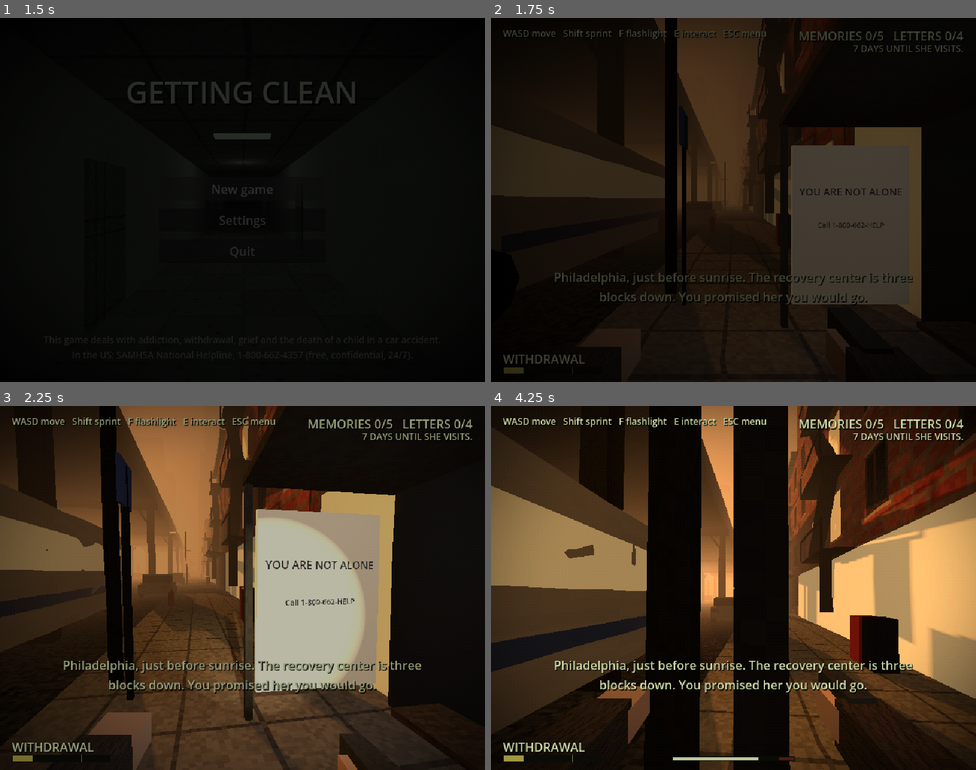
Above: before the commit, frames 1-4 (two rows, left to right).
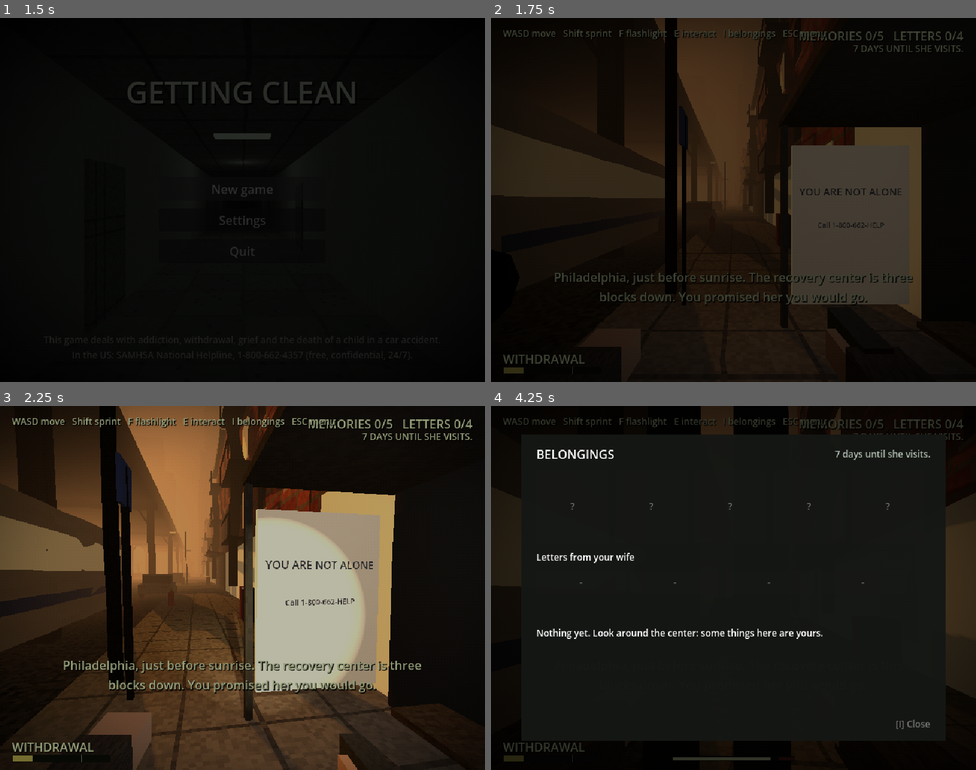
Above: after the commit, the same moments.

Repository: RFK-Github/Getting-clean
Game: Godot game, scene res://scenes/menu.tscn
The game is run twice, just before and just after one commit, with the same random seed, the same clock (stepped at 60 frames per second) and the same inputs.
Inputs (mouse positions are in pixels of both pictures, inside the frame that each line leads up to):
- Up to frame 1 (1.5 s): click "New game" at 0.5 s; click "New game" at 1.25 s
- Up to frame 2 (1.75 s): no input
- Up to frame 3 (2.25 s): tap Enter (ui_accept) at 2 s; move the mouse to (266, 588) at 2.02 s; hold W (move_forward) from 2.03 s (still down); hold F (flashlight) from 2.03 s (still down); click (266, 588) at 2.17 s
- Up to frame 4 (4.25 s): keep holding W (move_forward); tap Enter (ui_accept) at 2.27, 2.57, 3.02, 3.32 s; tap E (interact) at 2.3, 2.85 s; move the mouse to (709, 588) at 2.77 s; release F (flashlight) at 2.78 s; click (709, 588) at 2.92 s; tap Shift (sprint) at 3.05 s; move the mouse to (743, 580) at 3.52 s; hold Shift (sprint) from 3.53 s (still down); click (743, 580) at 3.67 s; tap Tab at 3.8 s

Frame 1 is identical in both runs. In frame 2, 0.1% of the frame differs, in the area x 48-70%, y 3-6%; in frame 3, 0.2%; in frame 4, 58%, in the area x 0-100%, y 0-100%.

Commit message:
Easier-to-find items and an inventory screen
- Every item and letter has a soft pulsing glint visible through fog
- Photo, bracelet and ring are larger; the bracelet now lies on a
  poolside table instead of the floor
- Inventory ("Belongings", I or Tab): found items with icons and text,
  read letters by date, re-readable; pauses the game
- Item/letter data moved to scripts/story_items.gd

Co-Authored-By: Claude Opus 5.5 <noreply@anthropic.com>

Diff:
--- a/scripts/config.gd
+++ b/scripts/config.gd
@@ -233,6 +233,8 @@
 const LETTER_WITHDRAWAL_RELIEF := 10.0
 const ITEM_FLICKER := 0.6                    # under the influence: how often real items vanish (0-1)
 const FAKE_COPIES_PER_ITEM := 1              # under the influence: decoys that turn to nothing
+const ITEM_SPARKLE_COLOR := Color(1.0, 0.95, 0.75, 0.55)   # the glint above items and letters
+const ITEM_SPARKLE_SPEED := 2.5
 
 # ---------- Activities (once per in-game day each) ----------
 const ACTIVITY_RELIEF := 10.0                # withdrawal drops this much just for showing up
--- a/scripts/game.gd
+++ b/scripts/game.gd
@@ -9,6 +9,9 @@
 var in_cutscene := false
 
 const CutscenePlayer := preload("res://scripts/cutscenes/cutscene_player.gd")
+const Inventory := preload("res://scripts/inventory.gd")
+
+var inventory: CanvasLayer
 
 var _fade: ColorRect
 var _busy := false
@@ -34,6 +37,8 @@
 	_build_panel(layer)
 	_build_dialogue(layer)
 	_build_ending(layer)
+	inventory = Inventory.new()
+	add_child(inventory)
 	_fade = ColorRect.new()
 	_fade.color = Color(0, 0, 0, 0)
 	_fade.set_anchors_preset(Control.PRESET_FULL_RECT)
--- a/scripts/hud.gd
+++ b/scripts/hud.gd
@@ -62,7 +62,7 @@
 	_msg.horizontal_alignment = HORIZONTAL_ALIGNMENT_CENTER
 	_msg.autowrap_mode = TextServer.AUTOWRAP_WORD_SMART
 
-	_help = _label(root, "WASD move   Shift sprint   F flashlight   E interact   ESC menu",
+	_help = _label(root, "WASD move   Shift sprint   F flashlight   E interact   I belongings   ESC menu",
 		Vector2(0, 0), Vector2(16, 12), Vector2(500, 20))
 	_help.add_theme_font_size_override("font_size", Config.UI_FONT_SIZE_SMALL)
 
--- /dev/null
+++ b/scripts/inventory.gd
@@ -0,0 +1,165 @@
+extends CanvasLayer
+## Inventory ("Belongings", I or Tab): the personal items you've found and the letters
+## you've read. Click one to see it again. Pauses the game while open.
+
+const StoryItems := preload("res://scripts/story_items.gd")
+const Tex := preload("res://scripts/textures.gd")
+const ICONS := {"drawing": "drawing", "photo": "photo", "teddy": "icon_teddy", "bracelet": "icon_bracelet", "ring": "icon_ring"}
+
+var _root: Control
+var _items_row: HBoxContainer
+var _letters_row: HBoxContainer
+var _days: Label
+var _detail_title: Label
+var _detail: Label
+
+
+func _ready() -> void:
+	layer = 9
+	process_mode = Node.PROCESS_MODE_ALWAYS
+	_build()
+	_root.visible = false
+
+
+func is_open() -> bool:
+	return _root.visible
+
+
+func _input(event: InputEvent) -> void:
+	if _root.visible:
+		if event.is_action_pressed("inventory") or event.is_action_pressed("pause"):
+			close()
+			get_viewport().set_input_as_handled()
+		return
+	if event.is_action_pressed("inventory") and _can_open():
+		open()
+		get_viewport().set_input_as_handled()
+
+
+func _can_open() -> bool:
+	var scene := get_tree().current_scene
+	return scene != null and scene.scene_file_path.ends_with("main.tscn") and not get_tree().paused \
+		and not Game.in_cutscene and Withdrawal.state == ""
+
+
+func open() -> void:
+	_refresh()
+	_root.visible = true
+	get_tree().paused = true
+	Input.mouse_mode = Input.MOUSE_MODE_VISIBLE
+
+
+func close() -> void:
+	_root.visible = false
+	get_tree().paused = false
+	Input.mouse_mode = Input.MOUSE_MODE_CAPTURED
+
+
+func _refresh() -> void:
+	_days.text = Recovery.days_text()
+	for c in _items_row.get_children():
+		c.queue_free()
+	for c in _letters_row.get_children():
+		c.queue_free()
+	for it in StoryItems.ITEMS:
+		var found: bool = it["id"] in Withdrawal.found_items
+		var b := Button.new()
+		b.custom_minimum_size = Vector2(96, 96)
+		b.focus_mode = Control.FOCUS_NONE
+		b.vertical_icon_alignment = VERTICAL_ALIGNMENT_TOP
+		b.icon_alignment = HORIZONTAL_ALIGNMENT_CENTER
+		b.expand_icon = true
+		if found:
+			b.icon = Tex.get_texture(ICONS[it["id"]])
+			b.text = it["name"]
+			b.pressed.connect(func(): _show(it["name"], it["short"]))
+		else:
+			b.text = "?"
+			b.disabled = true
+		b.add_theme_font_size_override("font_size", Config.UI_FONT_SIZE_SMALL)
+		_items_row.add_child(b)
+	for l in StoryItems.LETTERS:
+		var read: bool = l["id"] in Recovery.letters_read
+		var b := Button.new()
+		b.custom_minimum_size = Vector2(118, 30)
+		b.focus_mode = Control.FOCUS_NONE
+		b.text = StoryItems.letter_date(l) if read else "-"
+		b.disabled = not read
+		b.add_theme_font_size_override("font_size", Config.UI_FONT_SIZE_SMALL)
+		if read:
+			b.pressed.connect(func(): _show("Letter, " + StoryItems.letter_date(l), l["text"]))
+		_letters_row.add_child(b)
+	if Withdrawal.found_items.is_empty() and Recovery.letters_read.is_empty():
+		_show("", "Nothing yet. Look around the center: some things here are yours.")
+	else:
+		_show("", "Choose something to look at it again.")
+
+
+func _show(title: String, text: String) -> void:
+	_detail_title.text = title
+	_detail.text = text
+
+
+func _build() -> void:
+	_root = Control.new()
+	_root.set_anchors_preset(Control.PRESET_FULL_RECT)
+	var th := Theme.new()
+	th.default_font_size = Config.UI_FONT_SIZE
+	_root.theme = th
+	add_child(_root)
+	var dim := ColorRect.new()
+	dim.color = Color(0, 0, 0, 0.75)
+	dim.set_anchors_preset(Control.PRESET_FULL_RECT)
+	_root.add_child(dim)
+	var center := CenterContainer.new()
+	center.set_anchors_preset(Control.PRESET_FULL_RECT)
+	_root.add_child(center)
+	var panel := PanelContainer.new()
+	var style := StyleBoxFlat.new()
+	style.bg_color = Color(0.08, 0.09, 0.08, 0.95)
+	style.content_margin_left = 20
+	style.content_margin_right = 20
+	style.content_margin_top = 14
+	style.content_margin_bottom = 14
+	panel.add_theme_stylebox_override("panel", style)
+	center.add_child(panel)
+	var box := VBoxContainer.new()
+	box.add_theme_constant_override("separation", 10)
+	panel.add_child(box)
+
+	var header := HBoxContainer.new()
+	box.add_child(header)
+	var title := Label.new()
+	title.text = "BELONGINGS"
+	title.size_flags_horizontal = Control.SIZE_EXPAND_FILL
+	header.add_child(title)
+	_days = Label.new()
+	_days.add_theme_font_size_override("font_size", Config.UI_FONT_SIZE_SMALL)
+	_days.add_theme_color_override("font_color", Color(0.7, 0.75, 0.7))
+	header.add_child(_days)
+
+	_items_row = HBoxContainer.new()
+	_items_row.add_theme_constant_override("separation", 8)
+	box.add_child(_items_row)
+	var letters_title := Label.new()
+	letters_title.text = "Letters from your wife"
+	letters_title.add_theme_font_size_override("font_size", Config.UI_FONT_SIZE_SMALL)
+	box.add_child(letters_title)
+	_letters_row = HBoxContainer.new()
+	_letters_row.add_theme_constant_override("separation", 6)
+	box.add_child(_letters_row)
+
+	_detail_title = Label.new()
+	_detail_title.add_theme_color_override("font_color", Color(0.75, 0.82, 0.85))
+	box.add_child(_detail_title)
+	_detail = Label.new()
+	_detail.autowrap_mode = TextServer.AUTOWRAP_WORD_SMART
+	_detail.custom_minimum_size = Vector2(520, 110)
+	_detail.add_theme_font_size_override("font_size", Config.UI_FONT_SIZE_SMALL)
+	box.add_child(_detail)
+	var hint := Label.new()
+	hint.text = "[I] Close"
+	hint.horizontal_alignment = HORIZONTAL_ALIGNMENT_RIGHT
+	hint.add_theme_font_size_override("font_size", Config.UI_FONT_SIZE_SMALL)
+	hint.add_theme_color_override("font_color", Color(0.45, 0.45, 0.45))
+	box.add_child(hint)
--- a/scripts/levels/hospital.gd
+++ b/scripts/levels/hospital.gd
@@ -54,24 +54,9 @@
 const Swimming := preload("res://scripts/activities/swimming.gd")
 const ACTIVITY_IDS := {"Basketball": "basketball", "Football": "football", "Swimming": "swimming"}
 
-## The five personal items: where the real one is, and where fake copies appear under the influence.
-const ITEMS := [
-	{"id": "drawing", "prompt": "A child's drawing", "pos": Vector3(-6.28, 0.485, -18.62), "rot": 20.0,
-		"fakes": [Vector3(6.0, 0.775, -41.0), Vector3(-7.3, 0.485, -5.0)],
-		"message": "A child's drawing. A big figure and a small one, holding hands under a yellow sun. Your chest tightens. You don't know why."},
-	{"id": "photo", "prompt": "A photo", "pos": Vector3(7.5, 0.78, -14.7), "rot": -15.0,
-		"fakes": [Vector3(13.0, 1.15, -27.0), Vector3(-24.9, 0.63, -22.0)],
-		"message": "A creased photo. You, your wife, and a little girl on your shoulders, laughing. You look at the girl for a long time."},
-	{"id": "teddy", "prompt": "A teddy bear", "pos": Vector3(11.4, 0.48, -60.3), "rot": -90.0,
-		"fakes": [Vector3(-41.0, 0.0, -62.0), Vector3(-31.2, 0.0, -29.3)],
-		"message": "A worn teddy bear with one button eye. You've held it before. Smaller hands used to hold it too."},
-	{"id": "bracelet", "prompt": "A bracelet", "pos": Vector3(21.2, 0.0, -43.5), "rot": 0.0,
-		"fakes": [Vector3(-1.2, 0.0, -48.0), Vector3(4.2, 1.15, -7.6)],
-		"message": "Plastic beads on elastic. The letters spell D-A-D. It's far too small for your wrist."},
-	{"id": "ring", "prompt": "A ring", "pos": Vector3(-14.45, 0.93, -24.25), "rot": 0.0,
-		"fakes": [Vector3(-17.95, 0.6, -20.55), Vector3(6.0, 0.775, -36.0)],
-		"message": "Your wedding ring. You don't remember taking it off. You put it back on. It still fits."},
-]
+const StoryItems := preload("res://scripts/story_items.gd")
+const ITEMS := StoryItems.ITEMS
+const LETTERS := StoryItems.LETTERS
 
 ## Staff and patients who recognise him (from Config.HINT_LINES_FROM_DAY).
 const HINTS := {
@@ -85,18 +70,6 @@
 	"Dee": ["You were here before. Before any of us."],
 	"Walt": ["Didn't you get out? I thought you got out."],
 }
-
-## The wife's letters. They get shorter and colder.
-const LETTERS := [
-	{"id": "letter_1", "month": "March", "years_after": 0, "pos": Vector3(-17.95, 0.6, -20.55),
-		"text": "My love,\n\nThe house is so quiet. Some nights I still set the table for three, and then I just sit there.\n\nI'm not angry. I just need you to come back to me. Get well. I'll be here.\n\nAll my love,\nC."},
-	{"id": "letter_2", "month": "November", "years_after": 1, "pos": Vector3(5.6, 1.15, -7.4),
-		"text": "Hi,\n\nThe doctor says you have good days and bad days. I came once, but they said you didn't know who I was.\n\nPlease get better.\n\nC."},
-	{"id": "letter_3", "month": "June", "years_after": 3, "pos": Vector3(9.6, 1.31, -20.0),
-		"text": "I don't know if you read these. Write back if you can.\n\nC."},
-	{"id": "letter_4", "month": "January", "years_after": -1, "pos": Vector3(6.3, 0.775, -41.2),
-		"text": "I need to tell you something when I visit. Please be clean.\n\nC."},
-]
 
 
 func get_settings() -> Dictionary:
@@ -196,10 +169,8 @@
 		p.item_id = l["id"]
 		p.prompt = "A letter"
 		p.title = "A LETTER FROM YOUR WIFE"
-		var year: int = Config.YEAR_NOW if l["years_after"] < 0 else Config.YEAR_HE_THINKS + l["years_after"]
-		p.message = "%s %d
-
-%s" % [l["month"], year, l["text"]]
+		p.message = "%s\n\n%s" % [StoryItems.letter_date(l), l["text"]]
+		p.add_child(sparkle(0.25))
 		p.shape_size = Vector3(0.4, 0.25, 0.4)
 		p.position = l["pos"]
 		p.rotation.y = randf_range(-0.4, 0.4)
@@ -233,17 +204,42 @@
 	p.rotation_degrees.y = it["rot"]
 	p.shape_size = Vector3(0.45, 0.35, 0.45)
 	p.add_child(_item_visual(it["id"]))
+	p.add_child(sparkle(0.4))
 	add_child(p)
 	return p
 
 
+## A soft pulsing glint above an item, so it can be spotted from across a room.
+## The pickup animates it (scripts/pickup.gd); it shows through the fog.
+func sparkle(size: float) -> MeshInstance3D:
+	var quad := QuadMesh.new()
+	quad.size = Vector2(size, size)
+	var m := StandardMaterial3D.new()
+	m.shading_mode = BaseMaterial3D.SHADING_MODE_UNSHADED
+	m.transparency = BaseMaterial3D.TRANSPARENCY_ALPHA
+	m.blend_mode = BaseMaterial3D.BLEND_MODE_ADD
+	m.billboard_mode = BaseMaterial3D.BILLBOARD_ENABLED
+	m.no_depth_test = false
+	m.albedo_texture = Tex.get_texture("sun")
+	m.albedo_color = Config.ITEM_SPARKLE_COLOR
+	m.texture_filter = BaseMaterial3D.TEXTURE_FILTER_NEAREST
+	m.set("disable_fog", true)
+	quad.material = m
+	var mi := MeshInstance3D.new()
+	mi.name = "Sparkle"
+	mi.mesh = quad
+	mi.position.y = 0.12
+	mi.cast_shadow = GeometryInstance3D.SHADOW_CASTING_SETTING_OFF
+	return mi
+
+
 func _item_visual(id: String) -> Node3D:
 	var root := Node3D.new()
-	var glint := Color(0.08, 0.07, 0.05)   # a faint glow so they can be found
+	var glint := Color(0.12, 0.1, 0.07)   # a faint glow so they can be found
 	match id:
 		"drawing", "photo":
 			var plane := PlaneMesh.new()
-			plane.size = Vector2(0.3, 0.21) if id == "drawing" else Vector2(0.1, 0.125)
+			plane.size = Vector2(0.3, 0.21) if id == "drawing" else Vector2(0.16, 0.2)
 			plane.material = mat(id, Color.WHITE, 1.0, false, glint)
 			var mi := MeshInstance3D.new()
 			mi.mesh = plane
@@ -260,12 +256,12 @@
 		"bracelet", "ring":
 			var torus := TorusMesh.new()
 			if id == "bracelet":
-				torus.inner_radius = 0.03
-				torus.outer_radius = 0.04
+				torus.inner_radius = 0.05
+				torus.outer_radius = 0.065
 				torus.material = mat("plain", Color(0.9, 0.5, 0.7), 1.0, false, glint)
 			else:
-				torus.inner_radius = 0.009
-				torus.outer_radius = 0.013
+				torus.inner_radius = 0.016
+				torus.outer_radius = 0.024
 				torus.material = mat("plain", Color(0.9, 0.75, 0.3), 1.0, false, Color(0.35, 0.28, 0.1))
 			torus.rings = 10
 			torus.ring_segments = 4
@@ -277,7 +273,7 @@
 				for i in 6:
 					var a := TAU * i / 6.0
 					var bead_color: Color = [Color(0.9, 0.9, 0.2), Color(0.3, 0.6, 0.9), Color(0.9, 0.3, 0.3)][i % 3]
-					box(Vector3(cos(a) * 0.035, 0.012, sin(a) * 0.035), Vector3(0.014, 0.014, 0.014),
+					box(Vector3(cos(a) * 0.058, 0.016, sin(a) * 0.058), Vector3(0.022, 0.022, 0.022),
 						mat("plain", bead_color, 1.0, false, glint), false, root)
 	return root
 
@@ -666,6 +662,7 @@
 	box(Vector3(36.6, 0.9, -30), Vector3(0.04, 0.04, 21.2), rope, false)
 
 	hsign("SUPERVISED SWIMMING ONLY", Vector3(20.23, 2.6, -24), 90)
+	table(Vector3(21.0, 0, -43.2), Vector2(0.8, 0.6))   # poolside table (the bracelet lies on it)
 	# Lifeguard chair
 	box(Vector3(38.2, 0.9, -30), Vector3(0.7, 1.8, 0.7), m_metal)
 	box(Vector3(38.2, 2.0, -30), Vector3(0.7, 0.1, 0.7), m_white, false)
--- a/scripts/pause_menu.gd
+++ b/scripts/pause_menu.gd
@@ -74,7 +74,7 @@
 
 
 func _unhandled_input(event: InputEvent) -> void:
-	if Game.in_cutscene or Game.is_reading() or Game.is_ending() or Game.is_talking():
+	if Game.in_cutscene or Game.is_reading() or Game.is_ending() or Game.is_talking() or Game.inventory.is_open():
 		return  # these pause the game themselves
 	if event.is_action_pressed("pause"):
 		if _root.visible:
--- a/scripts/pickup.gd
+++ b/scripts/pickup.gd
@@ -21,6 +21,7 @@
 var shape_size := Vector3(0.4, 0.4, 0.4)
 
 var _flicker_t := 0.0
+var _glint_t := 0.0
 
 
 func _ready() -> void:
@@ -39,6 +40,10 @@
 func _process(delta: float) -> void:
 	if kind != "item" and kind != "letter" and kind != "fake":
 		return
+	_glint_t += delta * Config.ITEM_SPARKLE_SPEED
+	var glint := get_node_or_null("Sparkle") as Node3D
+	if glint:
+		glint.scale = Vector3.ONE * (0.65 + 0.35 * sin(_glint_t + position.x))
 	var numb := Withdrawal.influence_strength()
 	_flicker_t -= delta
 	if _flicker_t <= 0.0:
--- a/scripts/settings.gd
+++ b/scripts/settings.gd
@@ -95,6 +95,7 @@
 	_bind("flashlight", [KEY_F])
 	_bind("interact", [KEY_E])
 	_bind("pause", [KEY_ESCAPE])
+	_bind("inventory", [KEY_I, KEY_TAB])
 
 
 func _bind(action: String, keys: Array) -> void:
--- /dev/null
+++ b/scripts/story_items.gd
@@ -0,0 +1,61 @@
+extends RefCounted
+## The five personal items and the wife's letters: where they are, what they say.
+## Used by the hospital (to place them) and the inventory screen (to show them).
+
+## "pos": where the real one is. "fakes": where copies appear under the influence.
+## "name"/"short": how it's listed in the inventory. "message": shown when you pick it up.
+const ITEMS := [
+	{"id": "drawing", "name": "Drawing", "prompt": "A child's drawing", "pos": Vector3(-6.28, 0.485, -18.62), "rot": 20.0,
+		"fakes": [Vector3(6.0, 0.775, -41.0), Vector3(-7.3, 0.485, -5.0)],
+		"short": "A big figure and a small one, holding hands under a yellow sun.",
+		"message": "A child's drawing. A big figure and a small one, holding hands under a yellow sun. Your chest tightens. You don't know why."},
+	{"id": "photo", "name": "Photo", "prompt": "A photo", "pos": Vector3(7.5, 0.78, -14.7), "rot": -15.0,
+		"fakes": [Vector3(13.0, 1.15, -27.0), Vector3(-24.9, 0.63, -22.0)],
+		"short": "You, your wife, and a little girl on your shoulders, laughing. Creased right across her.",
+		"message": "A creased photo. You, your wife, and a little girl on your shoulders, laughing. You look at the girl for a long time."},
+	{"id": "teddy", "name": "Teddy bear", "prompt": "A teddy bear", "pos": Vector3(11.4, 0.48, -60.3), "rot": -90.0,
+		"fakes": [Vector3(-41.0, 0.0, -62.0), Vector3(-31.2, 0.0, -29.3)],
+		"short": "Worn soft. One button eye. Smaller hands used to hold it.",
+		"message": "A worn teddy bear with one button eye. You've held it before. Smaller hands used to hold it too."},
+	{"id": "bracelet", "name": "Bracelet", "prompt": "A bracelet", "pos": Vector3(21.0, 0.775, -43.2), "rot": 0.0,
+		"fakes": [Vector3(-1.2, 0.0, -48.0), Vector3(4.2, 1.15, -7.6)],
+		"short": "Plastic beads on elastic, spelling D-A-D. Far too small for your wrist.",
+		"message": "Plastic beads on elastic. The letters spell D-A-D. It's far too small for your wrist."},
+	{"id": "ring", "name": "Wedding ring", "prompt": "A ring", "pos": Vector3(-14.45, 0.93, -24.25), "rot": 0.0,
+		"fakes": [Vector3(-17.95, 0.6, -20.55), Vector3(6.0, 0.775, -36.0)],
+		"short": "Yours. You don't remember taking it off. You wear it again now.",
+		"message": "Your wedding ring. You don't remember taking it off. You put it back on. It still fits."},
+]
+
+## The wife's letters. They get shorter and colder. "years_after": years after
+## Config.YEAR_HE_THINKS it was written (-1 = Config.YEAR_NOW).
+const LETTERS := [
+	{"id": "letter_1", "month": "March", "years_after": 0, "pos": Vector3(-17.95, 0.6, -20.55),
+		"text": "My love,\n\nThe house is so quiet. Some nights I still set the table for three, and then I just sit there.\n\nI'm not angry. I just need you to come back to me. Get well. I'll be here.\n\nAll my love,\nC."},
+	{"id": "letter_2", "month": "November", "years_after": 1, "pos": Vector3(5.6, 1.15, -7.4),
+		"text": "Hi,\n\nThe doctor says you have good days and bad days. I came once, but they said you didn't know who I was.\n\nPlease get better.\n\nC."},
+	{"id": "letter_3", "month": "June", "years_after": 3, "pos": Vector3(9.6, 1.31, -20.0),
+		"text": "I don't know if you read these. Write back if you can.\n\nC."},
+	{"id": "letter_4", "month": "January", "years_after": -1, "pos": Vector3(6.3, 0.775, -41.2),
+		"text": "I need to tell you something when I visit. Please be clean.\n\nC."},
+]
+
+
+static func letter_date(letter: Dictionary) -> String:
+	var after: int = letter["years_after"]
+	var year: int = Config.YEAR_NOW if after < 0 else Config.YEAR_HE_THINKS + after
+	return "%s %d" % [letter["month"], year]
+
+
+static func item(id: String) -> Dictionary:
+	for it in ITEMS:
+		if it["id"] == id:
+			return it
+	return {}
+
+
+static func letter(id: String) -> Dictionary:
+	for l in LETTERS:
+		if l["id"] == id:
+			return l
+	return {}
--- a/scripts/textures.gd
+++ b/scripts/textures.gd
@@ -13,6 +13,8 @@
 			img = _drawing()
 		"photo":
 			img = _photo()
+		"icon_teddy", "icon_bracelet", "icon_ring":
+			img = _icon(kind)
 		"puff":
 			img = _radial(16, 0.9)
 		"sun":
@@ -269,3 +271,35 @@
 		var p := Vector2(a).lerp(Vector2(b), t).round()
 		if p.x >= 0 and p.y >= 0 and p.x < img.get_width() and p.y < img.get_height():
 			img.set_pixel(int(p.x), int(p.y), col)
+
+
+## Small inventory icons (24x24, transparent background) for things without a picture.
+static func _icon(kind: String) -> Image:
+	var img := Image.create_empty(24, 24, false, Image.FORMAT_RGBA8)
+	img.fill(Color(0, 0, 0, 0))
+	match kind:
+		"icon_teddy":
+			var fur := Color(0.62, 0.42, 0.25)
+			for p in [[12, 15, 7], [12, 7, 5], [7, 3, 2], [17, 3, 2], [5, 14, 2], [19, 14, 2], [9, 21, 2], [15, 21, 2]]:
+				_disc(img, p[0], p[1], p[2], fur)
+			img.set_pixel(10, 7, Color(0.05, 0.05, 0.05))   # one button eye
+			_disc(img, 12, 9, 1, Color(0.3, 0.2, 0.12))
+		"icon_bracelet":
+			var beads := [Color(0.9, 0.9, 0.2), Color(0.3, 0.6, 0.9), Color(0.9, 0.3, 0.3), Color(0.9, 0.5, 0.7)]
+			for i in 12:
+				var a := TAU * i / 12.0
+				_disc(img, int(12 + cos(a) * 8), int(12 + sin(a) * 8), 1, beads[i % 4])
+		"icon_ring":
+			for i in 40:
+				var a := TAU * i / 40.0
+				img.set_pixel(int(12 + cos(a) * 6), int(13 + sin(a) * 5), Color(0.9, 0.75, 0.3))
+				img.set_pixel(int(12 + cos(a) * 5), int(13 + sin(a) * 4), Color(0.75, 0.6, 0.2))
+			img.set_pixel(12, 7, Color(1, 1, 0.9))
+	return img
+
+
+static func _disc(img: Image, cx: int, cy: int, r: int, col: Color) -> void:
+	for y in range(-r, r + 1):
+		for x in range(-r, r + 1):
+			if x * x + y * y <= r * r + r and cx + x >= 0 and cy + y >= 0 and cx + x < img.get_width() and cy + y < img.get_height():
+				img.set_pixel(cx + x, cy + y, col)
Not shown, added: scripts/inventory.gd.uid
Not shown, added: scripts/story_items.gd.uid
